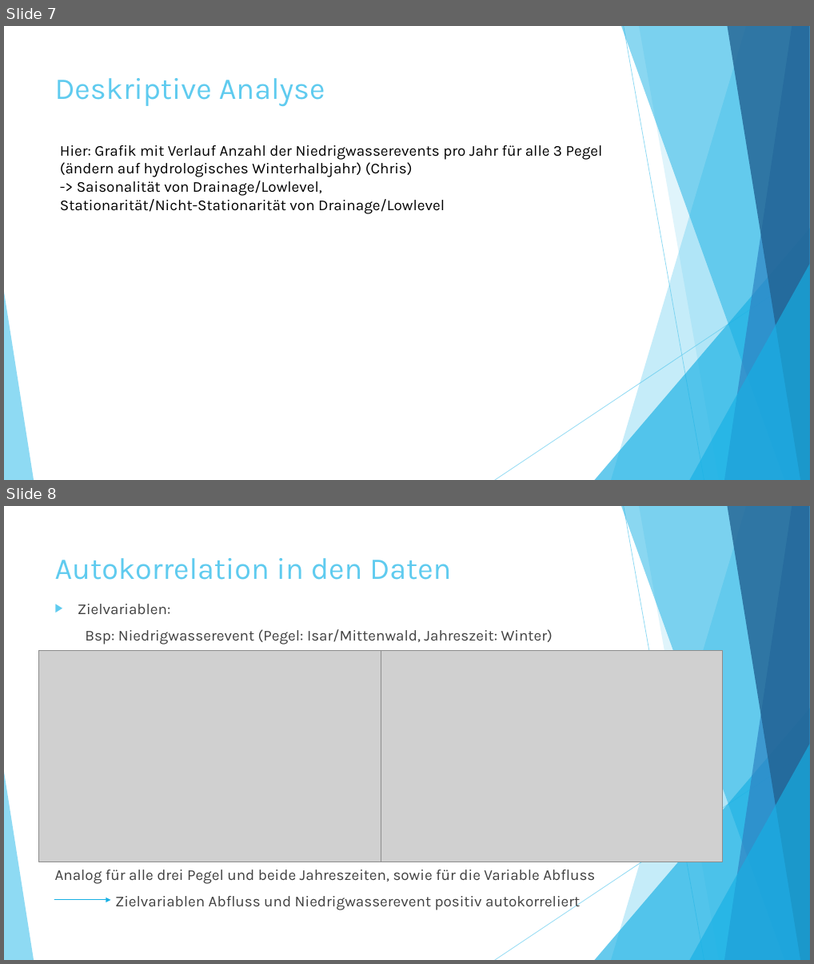
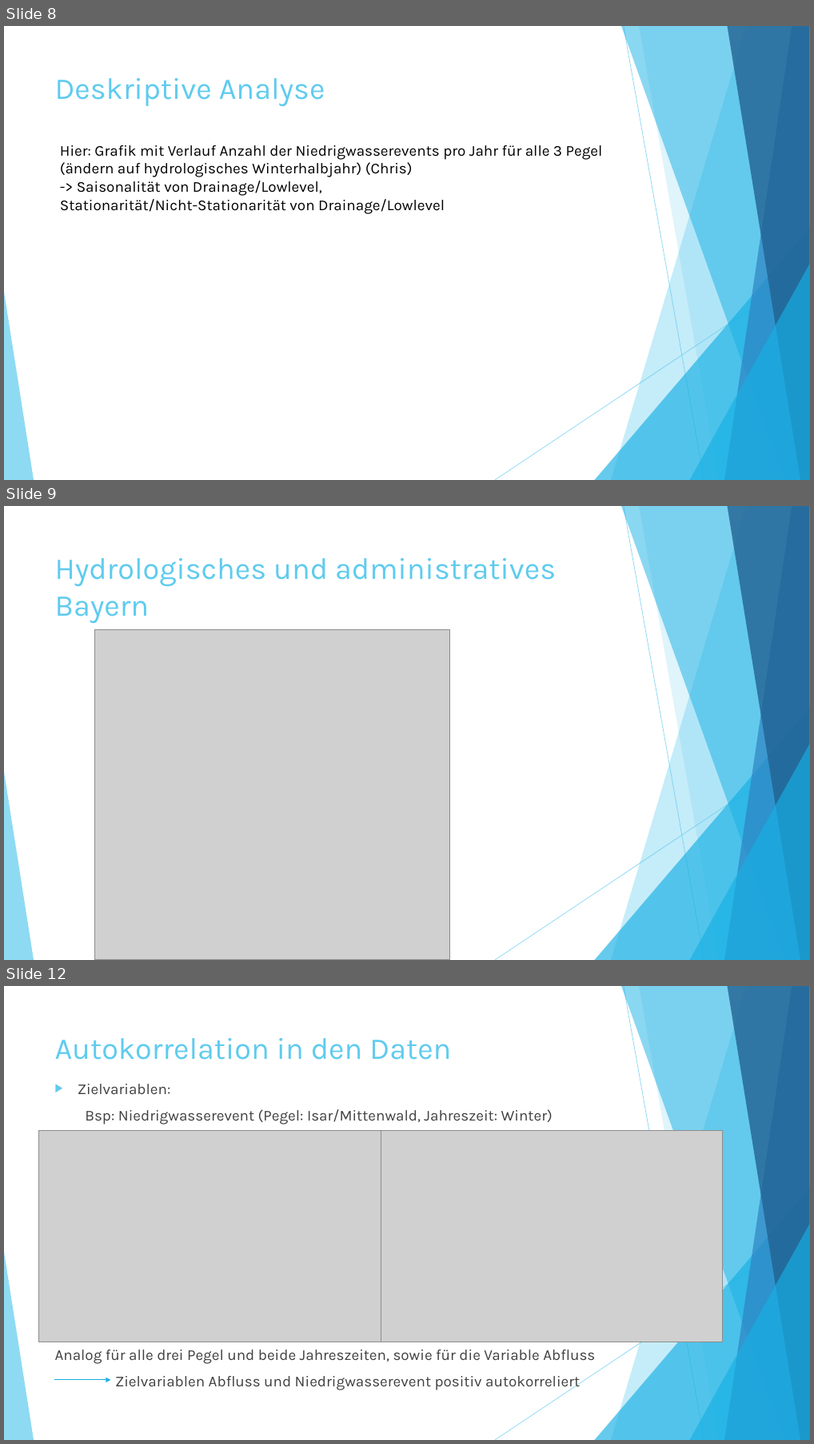
Before and after one commit to StatPrak-Droughts/Drought-Project, a slide deck: Zwischenpräsentation.pptx. Shown one above the other, each under a label of ours: slides 7 and 8 before the commit, slides 8, 9 and 12 after it; the slides between them are not shown. The pictures are 814x964 and 814x1444 pixels, drawn with LibreOffice and Linux fonts; fonts in the diff are those of the drawing; grey boxes stand for pictures. Boxes give left, top, right and bottom in pixels: in the first picture for what was removed or moved away, otherwise in the second. Text is boxed around its words. In the diff, an @@ line names an element or a change of style, - is before the commit and + after.

```diff
--- a/Zwischenpräsentation.pptx
+++ b/Zwischenpräsentation.pptx
@@ slide 9 added at (x1=4, y1=506, x2=810, y2=960), background #FFFFFF; not listed: 10 template elements that a slide beside it also shows @@
@@ title added at (x1=55, y1=558, x2=556, y2=623), 36 pt, text #5FCBEF @@
+Hydrologisches und administratives
+Bayern
@@ picture added at (x1=94, y1=630, x2=450, y2=960) @@
@@ what was slide 7 is now slide 8 @@
@@ what was slide 8 is now slide 12 @@
```
Also in this commit, not shown: 1 slide changed, 5 other slides added, 2 slides removed.
